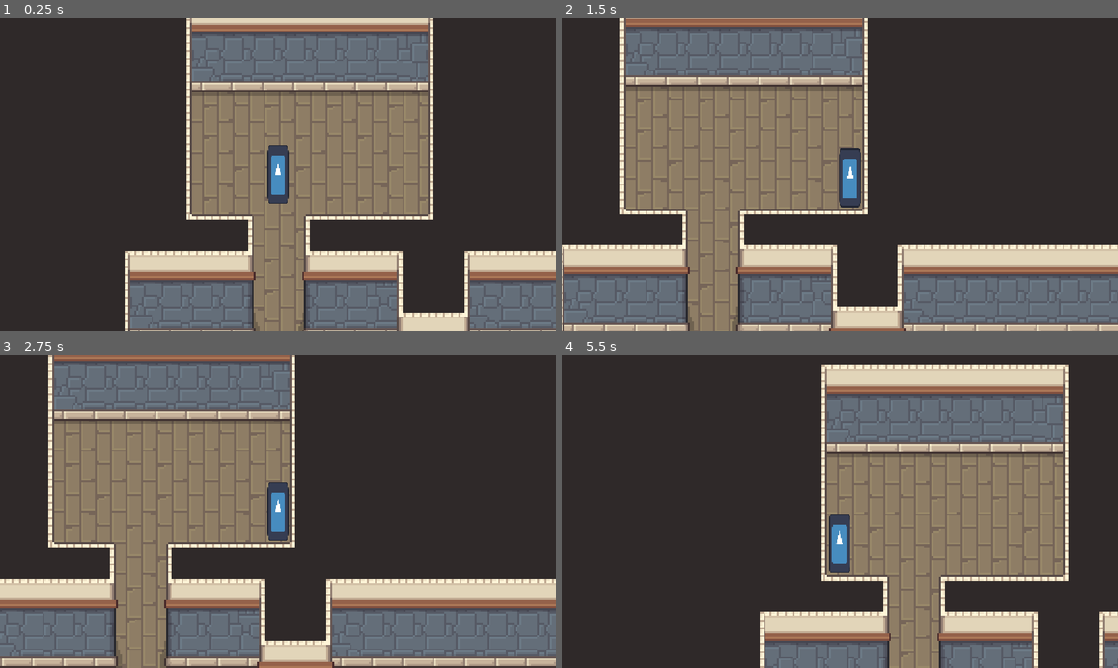
Above: before the commit, frames 1-4 (two rows, left to right).
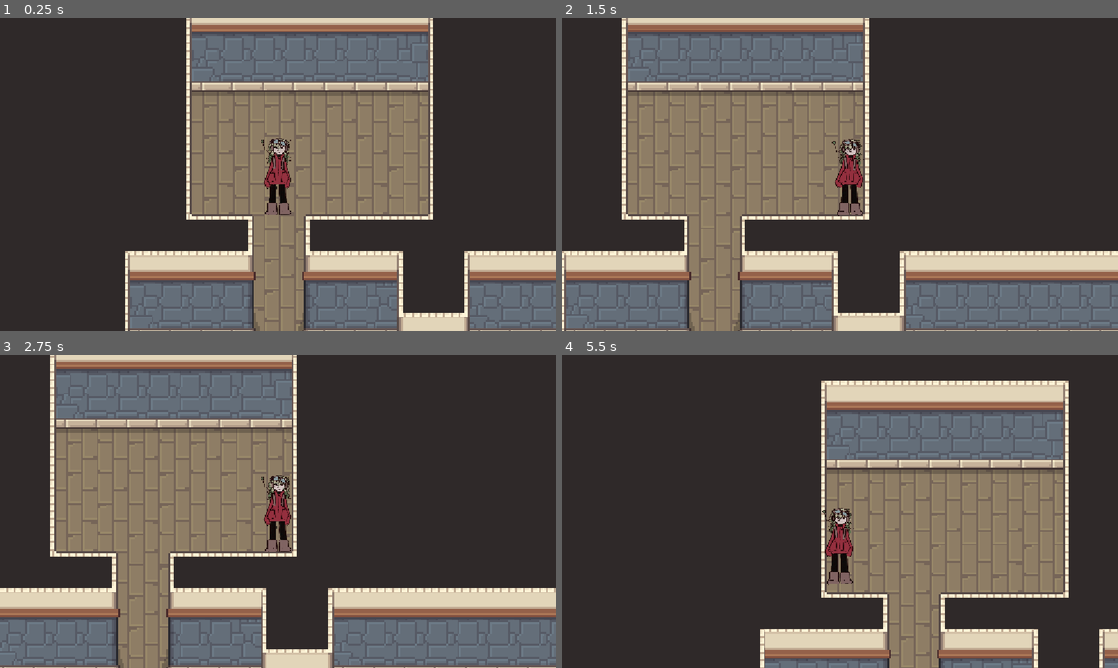
Above: after the commit, the same moments.

Repository: Jiwwie/gymnasiearbete
Game: Godot game, scene res://scenes/rooms/house.tscn
The game is run twice, just before and just after one commit, with the same random seed, the same clock (stepped at 60 frames per second) and the same inputs. The engine's default icon, where the game draws it, is replaced by a stand-in: a white triangle on a blue panel in a dark square.
Inputs:
- Up to frame 1 (0.25 s): no input
- Up to frame 2 (1.5 s): hold D (move_right) 0.53-1.28 s; tap E (interact) at 0.6, 1.35 s; hold S (move_down) from 1.28 s (still down)
- Up to frame 3 (2.75 s): release S (move_down) at 2.03 s; hold D (move_right) from 2.03 s (still down); tap E (interact) at 2.1 s
- Up to frame 4 (5.5 s): release D (move_right) at 2.78 s; hold W (move_up) 2.78-3.53 s; tap E (interact) every 0.75 s from 2.85 to 5.1 s; hold A (move_left) 3.53-5.03 s; hold S (move_down) from 5.03 s (still down)

The runs differ from the first frame. In frame 1, 1.0% of the frame differs, in the area x 47-53%, y 38-63%; in frame 2, 20%; in frame 3, 25%, in the area x 0-100%, y 0-100%; in frame 4, 21%.

Commit message:
Add player spritesheet and idle animation
Introduced a new player spritesheet and updated the player scene to use AnimatedSprite2D with an idle animation. Adjusted collision shape and sprite scale to fit the new graphics.

Diff:
--- a/player/player.tscn
+++ b/player/player.tscn
@@ -1,21 +1,54 @@
-[gd_scene load_steps=4 format=3 uid="uid://bcyrg6u8o2mbx"]
+[gd_scene load_steps=8 format=3 uid="uid://bcyrg6u8o2mbx"]
 
-[ext_resource type="Texture2D" uid="uid://c0yqon880ggfm" path="res://icon.svg" id="1_oul6g"]
 [ext_resource type="Script" uid="uid://dl43mg3clqtaf" path="res://scripts/player/player.gd" id="1_rkbax"]
+[ext_resource type="Texture2D" uid="uid://cq0tuij1egen8" path="res://assets/sprites/player/spritesheet.png" id="2_rkbax"]
+
+[sub_resource type="AtlasTexture" id="AtlasTexture_g1dw6"]
+atlas = ExtResource("2_rkbax")
+region = Rect2(0, 0, 200, 400)
+
+[sub_resource type="AtlasTexture" id="AtlasTexture_yw30f"]
+atlas = ExtResource("2_rkbax")
+region = Rect2(200, 0, 200, 400)
+
+[sub_resource type="AtlasTexture" id="AtlasTexture_qjkh3"]
+atlas = ExtResource("2_rkbax")
+region = Rect2(400, 0, 200, 400)
+
+[sub_resource type="SpriteFrames" id="SpriteFrames_g6k8r"]
+animations = [{
+"frames": [{
+"duration": 1.0,
+"texture": SubResource("AtlasTexture_g1dw6")
+}, {
+"duration": 1.0,
+"texture": SubResource("AtlasTexture_yw30f")
+}, {
+"duration": 1.0,
+"texture": SubResource("AtlasTexture_qjkh3")
+}],
+"loop": true,
+"name": &"idle",
+"speed": 3.0
+}]
 
 [sub_resource type="CapsuleShape2D" id="CapsuleShape2D_rkbax"]
-radius = 11.0
-height = 62.0
+radius = 12.0
+height = 54.0
 
 [node name="Player" type="CharacterBody2D" groups=["player"]]
 collision_layer = 2
 script = ExtResource("1_rkbax")
 
-[node name="Sprite2D" type="Sprite2D" parent="."]
-scale = Vector2(0.171875, 0.484375)
-texture = ExtResource("1_oul6g")
+[node name="Sprite2D" type="AnimatedSprite2D" parent="."]
+scale = Vector2(0.215, 0.215)
+sprite_frames = SubResource("SpriteFrames_g6k8r")
+animation = &"idle"
+autoplay = "idle"
+frame_progress = 0.013560844
 
 [node name="CollisionShape2D" type="CollisionShape2D" parent="."]
+position = Vector2(1, 13)
 shape = SubResource("CapsuleShape2D_rkbax")
 
 [node name="Camera2D" type="Camera2D" parent="."]
Binary file added: assets/sprites/player/spritesheet.png
Not shown, added: assets/sprites/player/spritesheet.png.import
